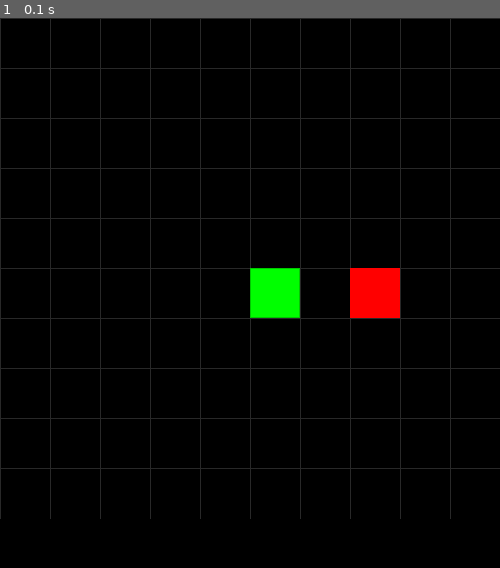
Above: before the commit, frame 1.
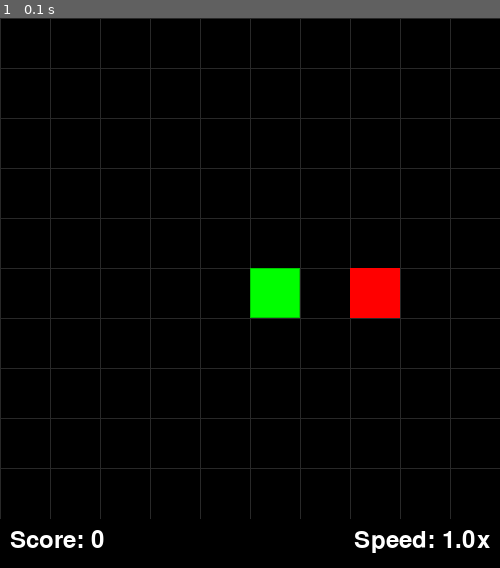
Above: after the commit, the same moment.

Repository: fibetus/WebSnake
Game: pygame game, started from main.py
Same seed, same stepped clock (60 frames per second), same inputs: the game is played once before the commit and once after it.
Inputs:
- Up to frame 1 (0.1 s): no input

The runs differ from the first frame. In frame 1, 0.7% of the frame differs, in the area x 2-98%, y 93-98%.

Commit message:
Add score and speed display

Diff:
--- a/ui/ui.py
+++ b/ui/ui.py
@@ -73,6 +73,17 @@
             )
             pygame.draw.rect(screen, self.RED, food_rect)
 
+            # Draw score
+            score_text = font.render(f'Score: {self.game.score}', True, self.WHITE)
+            screen.blit(score_text, (10, self.grid_size * self.cell_size + 10))
+
+            # Draw speed info
+            speed_text = font.render(f'Speed: {self.game.speed:.1f}x', True, self.WHITE)
+            speed_rect = speed_text.get_rect()
+            speed_rect.right = self.screen_width - 10
+            speed_rect.top = self.grid_size * self.cell_size + 10
+            screen.blit(speed_text, speed_rect)
+
             # Update the display
             pygame.display.flip()
 
